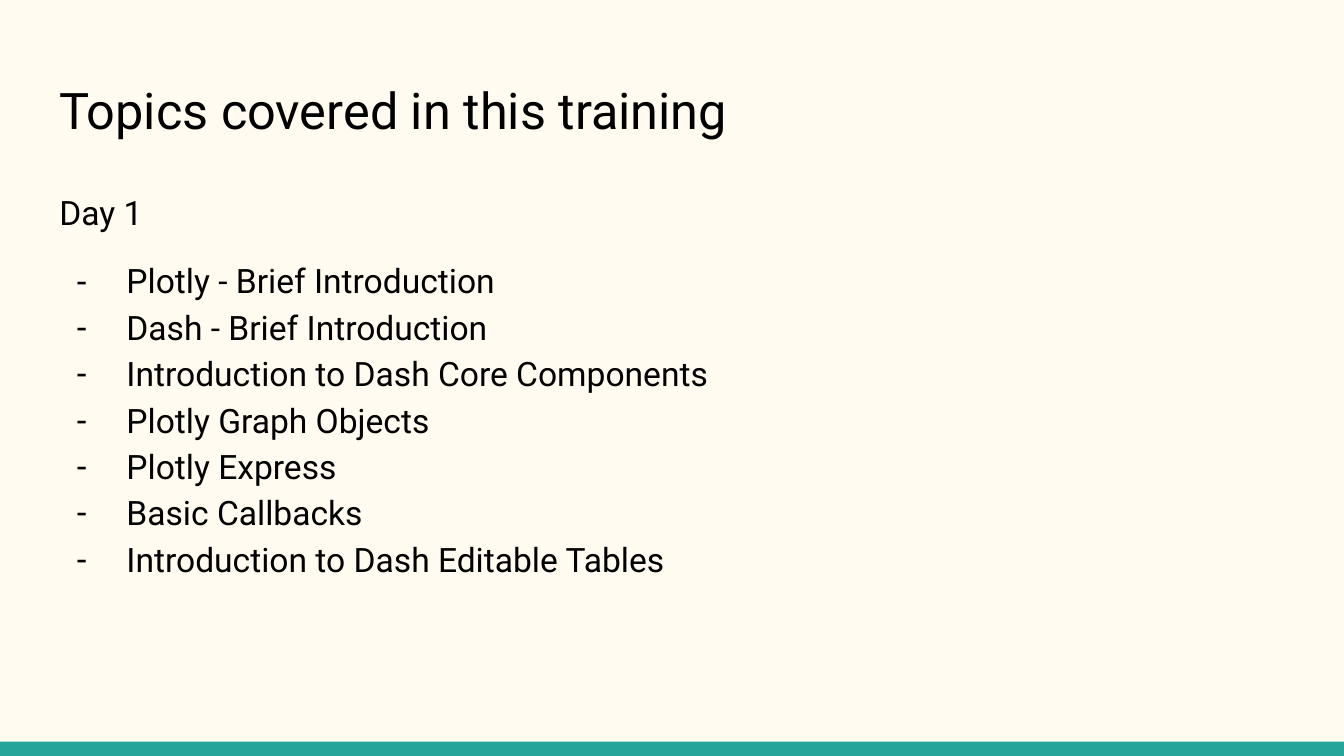
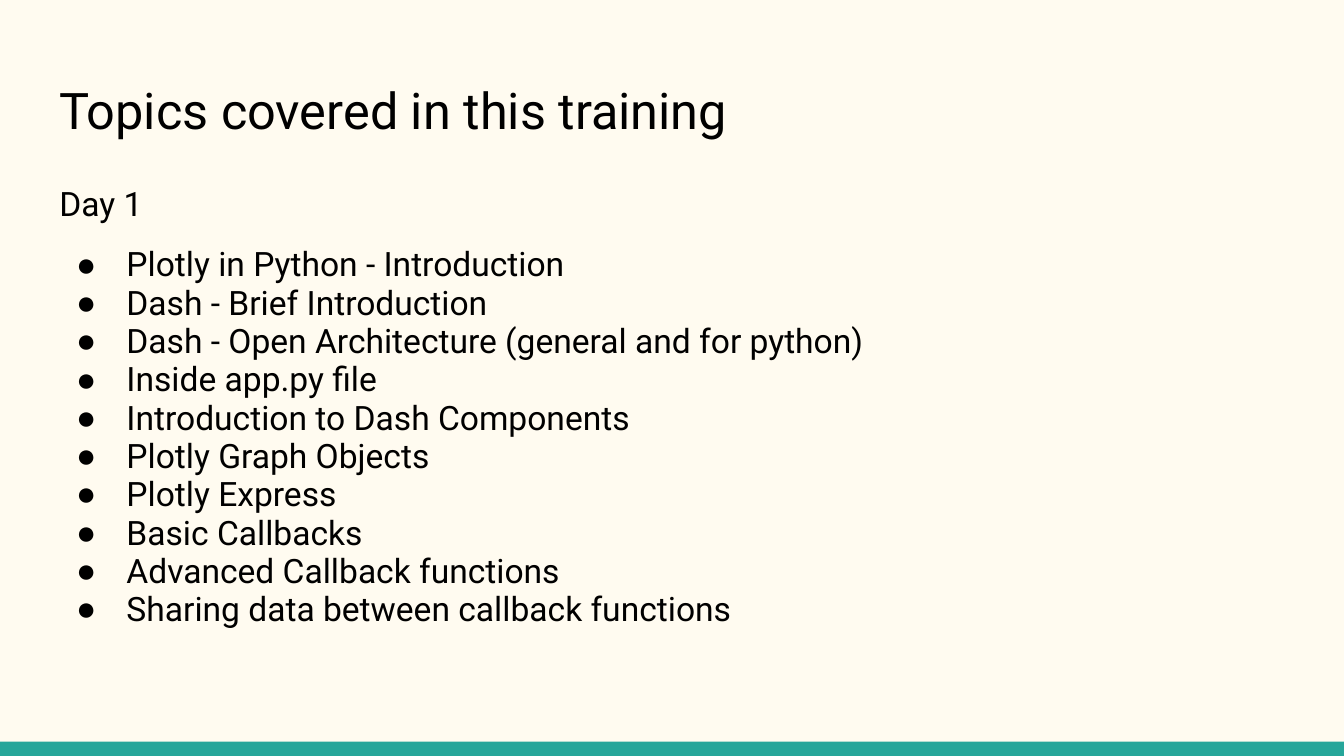
Before and after one commit to KritikaVersha/Plotly_Dash_Training, a slide deck: slide 3 of plotly-dash-training/Python with Plotly and Dash.pptx (slide 6 before the commit). Drawn at 1344x756 pixels with LibreOffice and Linux fonts; fonts in the diff are those of the drawing. Boxes give left, top, right and bottom in pixels: in the first picture for what was removed or moved away, otherwise in the second. Text is boxed around its words. In the diff, an @@ line names an element or a change of style, - is before the commit and + after.

```diff
--- a/plotly-dash-training/Python with Plotly and Dash.pptx
+++ b/plotly-dash-training/Python with Plotly and Dash.pptx
@@ text at bbox=[59, 192, 488, 546]: line spacing 1.15 to 0.95; bullet - to ● @@
@@ text at bbox=[126, 250, 565, 283]: text changed @@
-– Plotly - Brief Introduction
+● Plotly in Python - Introduction
@@ text at bbox=[126, 326, 863, 437]: text changed @@
-– Introduction to Dash Core Components
+● Dash - Open Architecture (general and for python)
+● Inside app.py file
+● Introduction to Dash Components
@@ text at bbox=[126, 557, 731, 628]: text changed @@
-– Introduction to Dash Editable Tables
+● Advanced Callback functions
+● Sharing data between callback functions
```
Also in this commit, not shown: 7 other slides changed, 16 slides added.
